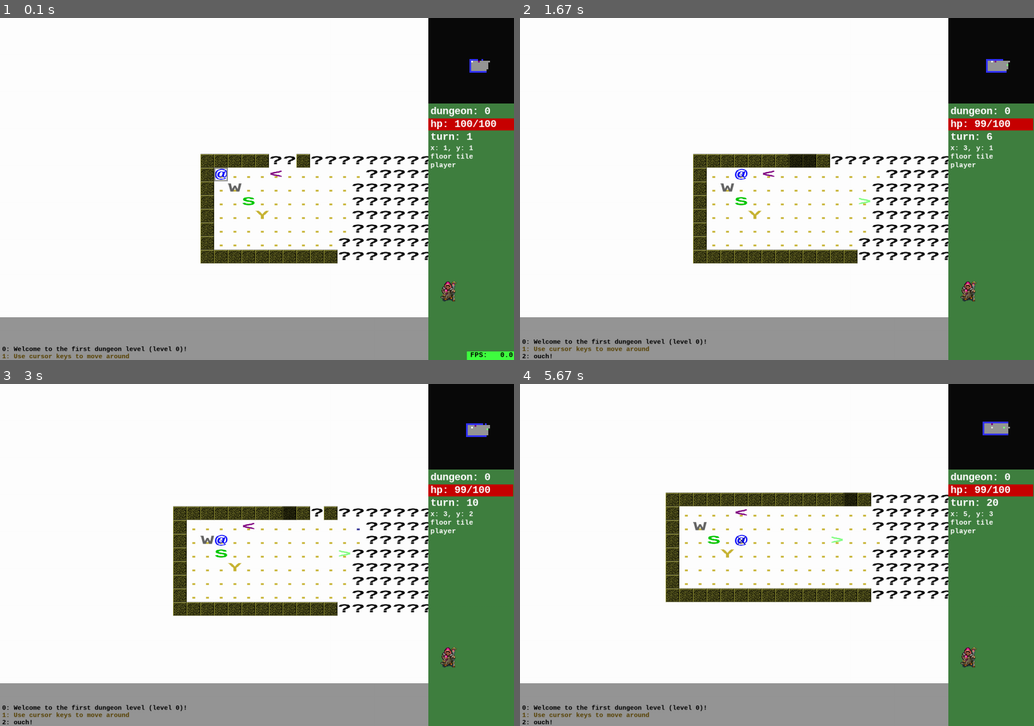
Above: before the commit, frames 1-4 (two rows, left to right).
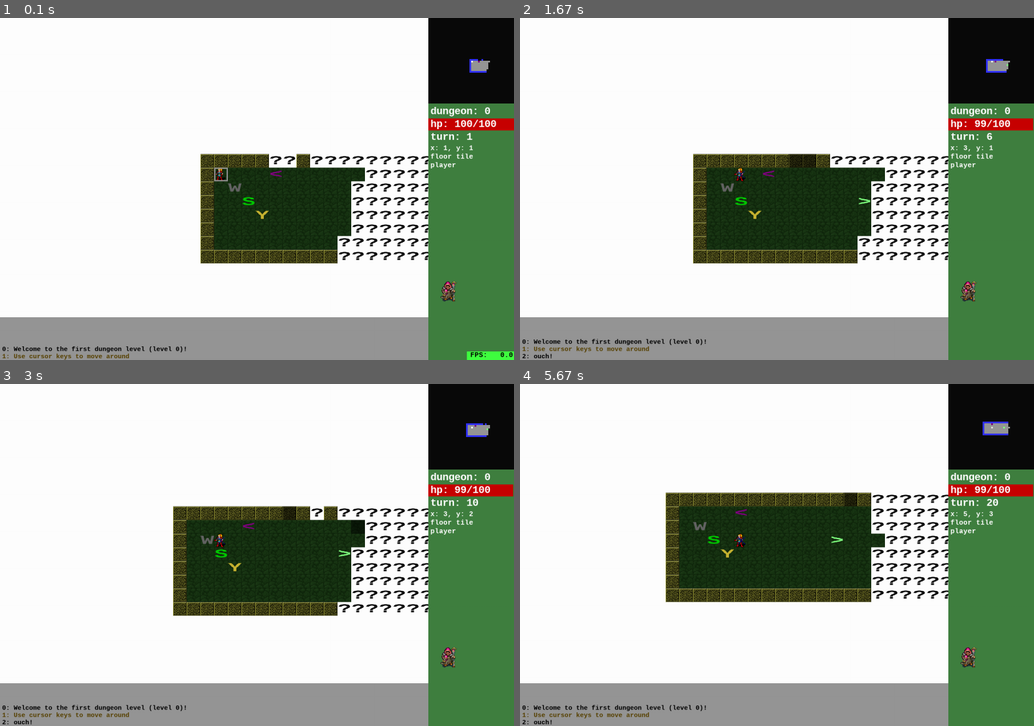
Above: after the commit, the same moments.

Repository: spheppner/roguebasin_python3
Game: pygame game, started from base_pygame_12.py
Same seed, same stepped clock (60 frames per second), same inputs: the game is played once before the commit and once after it.
Inputs:
- Up to frame 1 (0.1 s): no input
- Up to frame 2 (1.67 s): hold Right 0.33-0.8 s; hold Up 0.83-1.13 s; tap Space at 0.9, 1.23, 1.53 s; tap Shift at 0.98 s; hold Right 1.17-1.63 s; tap 1 at 1.32 s
- Up to frame 3 (3 s): hold Down 2.23-2.53 s; tap Space at 2.3, 2.63, 2.93 s; tap Shift at 2.38 s; tap 1 at 2.72 s
- Up to frame 4 (5.67 s): hold Right 3.4-4.03 s; tap Space at 3.47, 3.77, 4.13, 5.03, 5.33, 5.53 s; tap Shift at 3.55, 5.12 s; hold Down 4.07-4.43 s; tap 1 at 4.22, 5.62 s; hold Right 4.97-5.43 s

The runs differ from the first frame. In frame 1, 6.4% of the frame differs, in the area x 41-71%, y 43-68%; in frame 2, 7.7%; in frame 3, 7.9%; in frame 4, 9.1%, in the area x 31-71%, y 35-60%.

Commit message:
floor, wall, player: graphical tiles

Diff:
--- a/base_pygame_12.py
+++ b/base_pygame_12.py
@@ -951,7 +951,8 @@
         self.lightfloors = []
         self.darkfeats = []
         self.lightfeats = []
-
+        player_img = pygame.image.load(os.path.join("data", "player.png"))
+        player_img.convert_alpha()
         walls_img = pygame.image.load(os.path.join("data", "wall.png"))  # spritesheet 32x32 pixel
         floors_img = pygame.image.load(os.path.join("data", "floor.png"))  # spritesheet 32x32 pixel
         walls_dark_img = walls_img.copy()
@@ -985,14 +986,18 @@
         # x1,y1, x2,y2: 0,225, 32 , 256
         self.lightwalls.append(pygame.Surface.subsurface(walls_img, (0,255,32,32)))
         self.darkwalls.append(pygame.Surface.subsurface(walls_dark_img, (0,255,32,32)))
-
+        self.lightfloors.append(pygame.Surface.subsurface(floors_img,(10*32,3*32,32,32) ))
+        self.darkfloors.append( pygame.Surface.subsurface(floors_dark_img,(10*32,3*32,32,32) ))
 
         self.wolf_tile = make_text("W", font_color=(100, 100, 100), grid_size=self.grid_size)[0]
         self.snake_tile = make_text("S", font_color=(0, 200, 0), grid_size=self.grid_size)[0]
         self.monster_tile = make_text("M", font_color=(139, 105, 20), grid_size=self.grid_size)[0]
-        self.player_tile = make_text("@", font_color=self.game.player.color, grid_size=self.grid_size)[0]
-        self.floor_tile_dark = make_text(".", font_color=(50, 50, 150), grid_size=self.grid_size)[0]
-        self.floor_tile_light = make_text(".", font_color=(200, 180, 50), grid_size=self.grid_size)[0]
+        ##self.player_tile = make_text("@", font_color=self.game.player.color, grid_size=self.grid_size)[0]
+        self.player_tile = pygame.Surface.subsurface(player_img, (153,1087,27,33) )
+        ##self.floor_tile_dark = make_text(".", font_color=(50, 50, 150), grid_size=self.grid_size)[0]
+        ##self.floor_tile_light = make_text(".", font_color=(200, 180, 50), grid_size=self.grid_size)[0]
+        self.floor_tile_dark = self.darkfloors[0]
+        self.floor_tile_light = self.lightfloors[0]
         self.yeti_tile = make_text("Y", font_color=(200, 180, 50), grid_size=self.grid_size)[0]
         ##self.floor_tile_dark = self.darkfloors[4*32+0]
         ##self.floor_tile_light = self.lightfloors[4*32+0]
